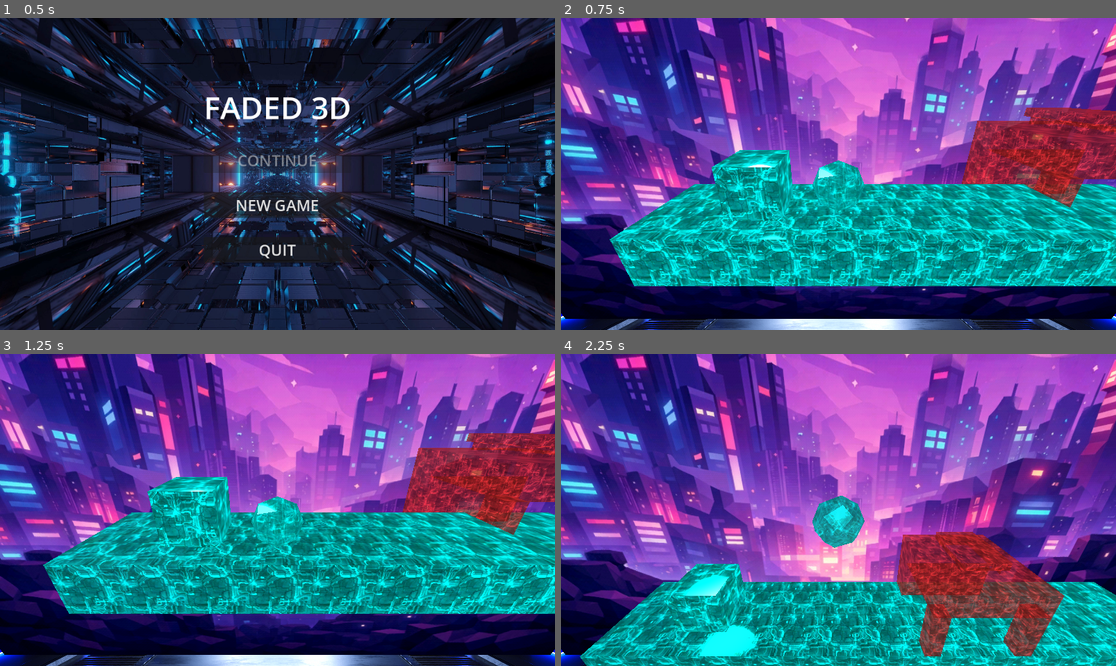
Above: before the commit, frames 1-4 (two rows, left to right).
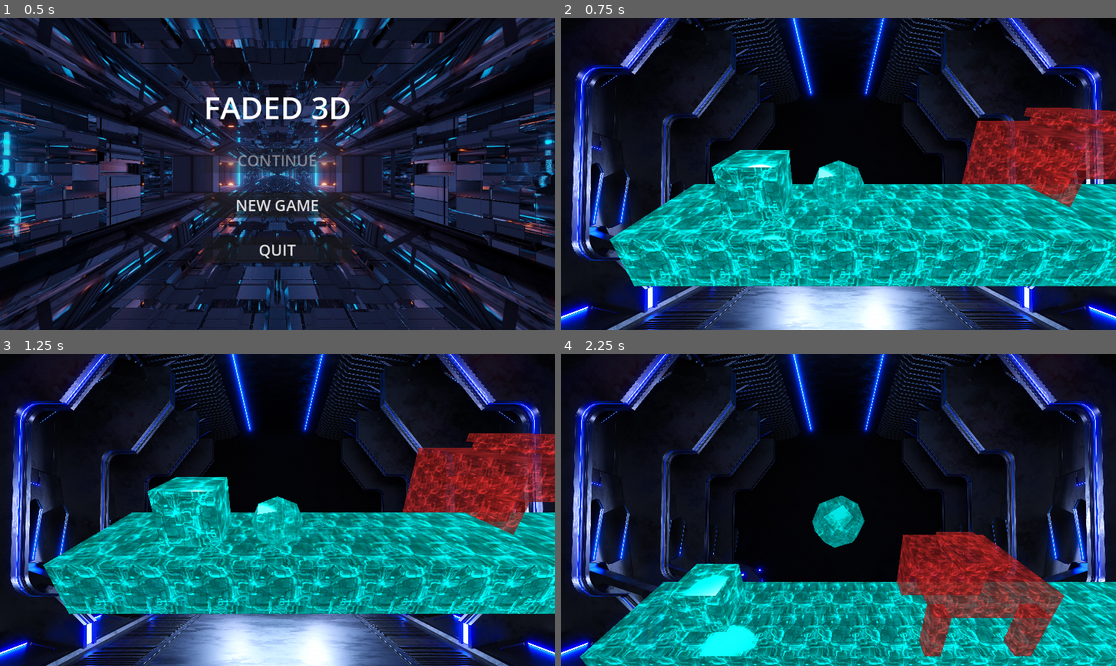
Above: after the commit, the same moments.

Repository: NimaAbdollahipour/VaultJam-faded-3d
Game: Godot game, scene res://UI/StartMenu.tscn
The game is run twice, just before and just after one commit, with the same random seed, the same clock (stepped at 60 frames per second) and the same inputs.
Inputs:
- Up to frame 1 (0.5 s): no input
- Up to frame 2 (0.75 s): click "NEW GAME" at 0.5 s
- Up to frame 3 (1.25 s): no input
- Up to frame 4 (2.25 s): tap Enter (ui_accept) at 1.25, 1.52 s; hold Right (ui_right) 1.28-2.03 s; hold Left (ui_left) from 2.03 s (still down)

Frame 1 is identical in both runs. In frame 2, 61% of the frame differs, in the area x 0-100%, y 0-97%; in frame 3, 61%; in frame 4, 71%.

Commit message:
Fixed platform not loading issue - Stable Version

Diff:
--- a/Objects/Player.tscn
+++ b/Objects/Player.tscn
@@ -2,7 +2,7 @@
 
 [ext_resource type="ArrayMesh" uid="uid://cgqcmufb685pt" path="res://BeforeItFadesModels/PlayerBall.obj" id="1_8r7yd"]
 [ext_resource type="Script" uid="uid://dykf2lc050g7p" path="res://Objects/player.gd" id="1_n6db0"]
-[ext_resource type="Texture2D" uid="uid://degaka2b8hm2s" path="res://assets/GameBackground.png" id="3_yk4ok"]
+
 
 [sub_resource type="SphereShape3D" id="SphereShape3D_n6db0"]
 
@@ -24,7 +24,3 @@
 
 [node name="Camera3D" type="Camera3D" parent="."]
 transform = Transform3D(1, 0, 0, 0, 0.92538846, 0.37902012, 0, -0.37902012, 0.92538846, 0, 3.3274765, 6.9938602)
-
-[node name="Sprite3D" type="Sprite3D" parent="."]
-transform = Transform3D(4, 0, 0, 0, 4, 0, 0, 0, 4, 0, 0, -8)
-texture = ExtResource("3_yk4ok")
--- a/Objects/platform_s.gd
+++ b/Objects/platform_s.gd
@@ -23,16 +23,8 @@
 
 func _ready() -> void:
 	if mesh:
-		mesh.visible = false
-
+		mesh.visible = true
 	update_scifi_material()
-
-	if Engine.is_editor_hint():
-		if mesh: mesh.visible = true
-	else:
-		await get_tree().process_frame
-		if mesh:
-			mesh.visible = true
 
 func update_scifi_material() -> void:
 	if not mesh: return
@@ -46,15 +38,23 @@
 
 	var target_color = NEON_COLORS.get(platform_color, Color(platform_color))
 
-	# Load texture with fallback
+	# Load texture (Directly via load for Godot's built-in caching)
 	var texture_path = "res://assets/tech_pattern.jpg"
 	var tech_texture = null
+
 	if FileAccess.file_exists(texture_path):
 		tech_texture = load(texture_path)
+
+		# Fallback: Raw load if resource load failed
 		if not tech_texture:
 			var img = Image.new()
 			if img.load(texture_path) == OK:
 				tech_texture = ImageTexture.create_from_image(img)
+	else:
+		# Fallback to PNG name just in case local rename didn't sync
+		var texture_path_alt = "res://assets/tech_pattern.png"
+		if FileAccess.file_exists(texture_path_alt):
+			tech_texture = load(texture_path_alt)
 
 	# Sci-Fi / Metallic Settings
 	mat.transparency = BaseMaterial3D.TRANSPARENCY_ALPHA
--- a/Objects/player.gd
+++ b/Objects/player.gd
@@ -38,12 +38,8 @@
 
 	# Prepare all meshes for fading
 	for vm in visual_meshes:
-		if vm.visible:
-			vm.visible = false # Hide initially for pop-in fix
-
 		# Ensure every mesh has a material override we can fade
 		if not vm.material_override:
-			# If it has a surface material, clone it. Else create new.
 			var source_mat = vm.get_active_material(0)
 			var new_mat: StandardMaterial3D
 
@@ -51,24 +47,17 @@
 				new_mat = source_mat.duplicate()
 			else:
 				new_mat = StandardMaterial3D.new()
-				# Try to preserve color if possible, though tough for plain BaseMaterial
 				if source_mat and "albedo_color" in source_mat:
 					new_mat.albedo_color = source_mat.albedo_color
 
-			# Force transparency for fading
 			new_mat.transparency = BaseMaterial3D.TRANSPARENCY_ALPHA
 			vm.material_override = new_mat
 		else:
-			# Existing override, just ensure it handles transparency
 			if vm.material_override.transparency != BaseMaterial3D.TRANSPARENCY_ALPHA:
 				vm.material_override.transparency = BaseMaterial3D.TRANSPARENCY_ALPHA
 
 	axis_lock_linear_z = true
 	update_scifi_material(player_color)
-
-	await get_tree().process_frame
-	for vm in visual_meshes:
-		vm.visible = true
 
 func _find_meshes_recursive(node: Node, list: Array[MeshInstance3D]) -> void:
 	for child in node.get_children():
@@ -205,25 +194,23 @@
 
 	var target_color = NEON_COLORS.get(color_name, Color(color_name))
 
-	# Load texture
+	# Load texture (Directly via load for Godot's built-in caching)
 	var texture_path = "res://assets/tech_pattern.jpg"
 	var tech_texture = null
 
 	if FileAccess.file_exists(texture_path):
-		# Try standard resource load first
 		tech_texture = load(texture_path)
 
-		# Fallback: If resource load fails (e.g. import issue), load raw image
+		# Fallback: Raw load if resource load failed
 		if not tech_texture:
-			print("Resource load failed, trying raw image load...")
 			var img = Image.new()
-			var err = img.load(texture_path)
-			if err == OK:
+			if img.load(texture_path) == OK:
 				tech_texture = ImageTexture.create_from_image(img)
-			else:
-				print("Failed to load raw image: ", err)
 	else:
-		print("Texture file not found at: ", texture_path)
+		# Fallback to PNG name just in case local rename didn't sync
+		var texture_path_alt = "res://assets/tech_pattern.png"
+		if FileAccess.file_exists(texture_path_alt):
+			tech_texture = load(texture_path_alt)
 
 	# Sci-Fi / Metallic Settings
 	mat.transparency = BaseMaterial3D.TRANSPARENCY_ALPHA
Not shown, added: assets/Models_Needed.blend.import
Not shown, added: assets/Models_Needed.blend
